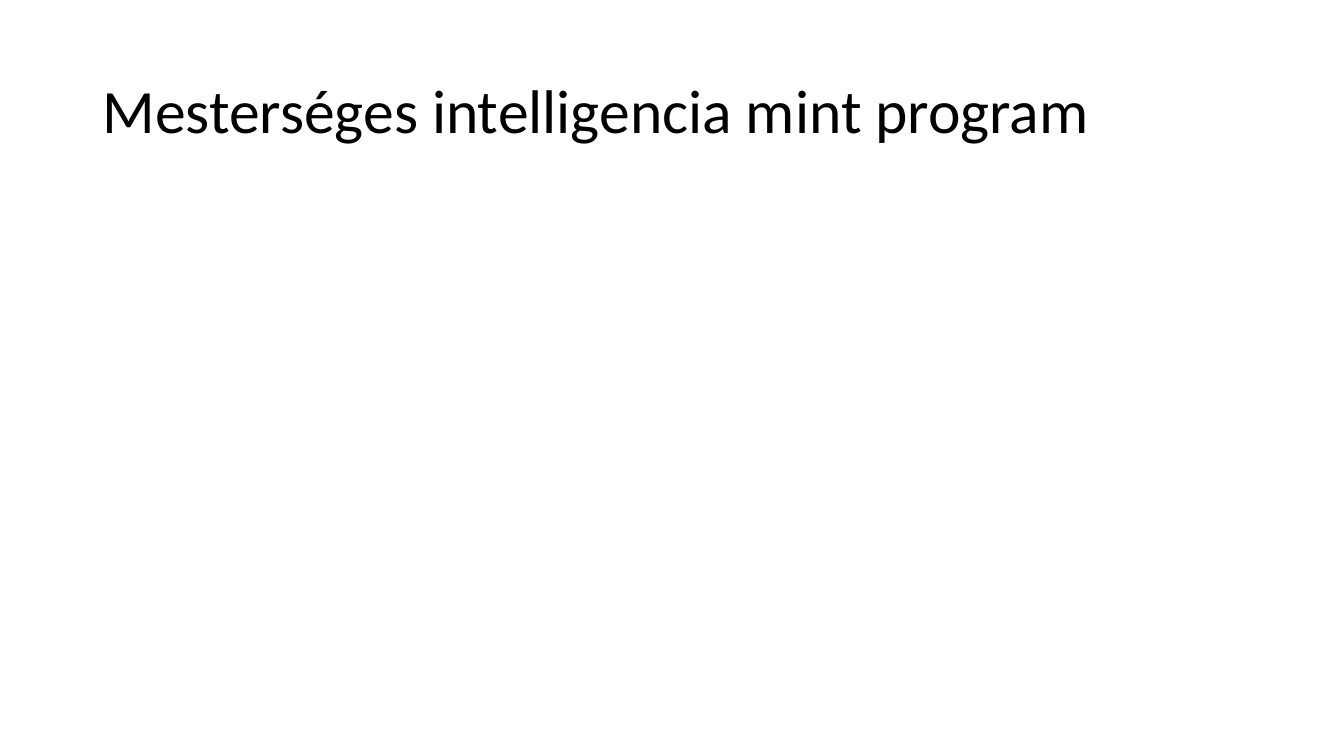
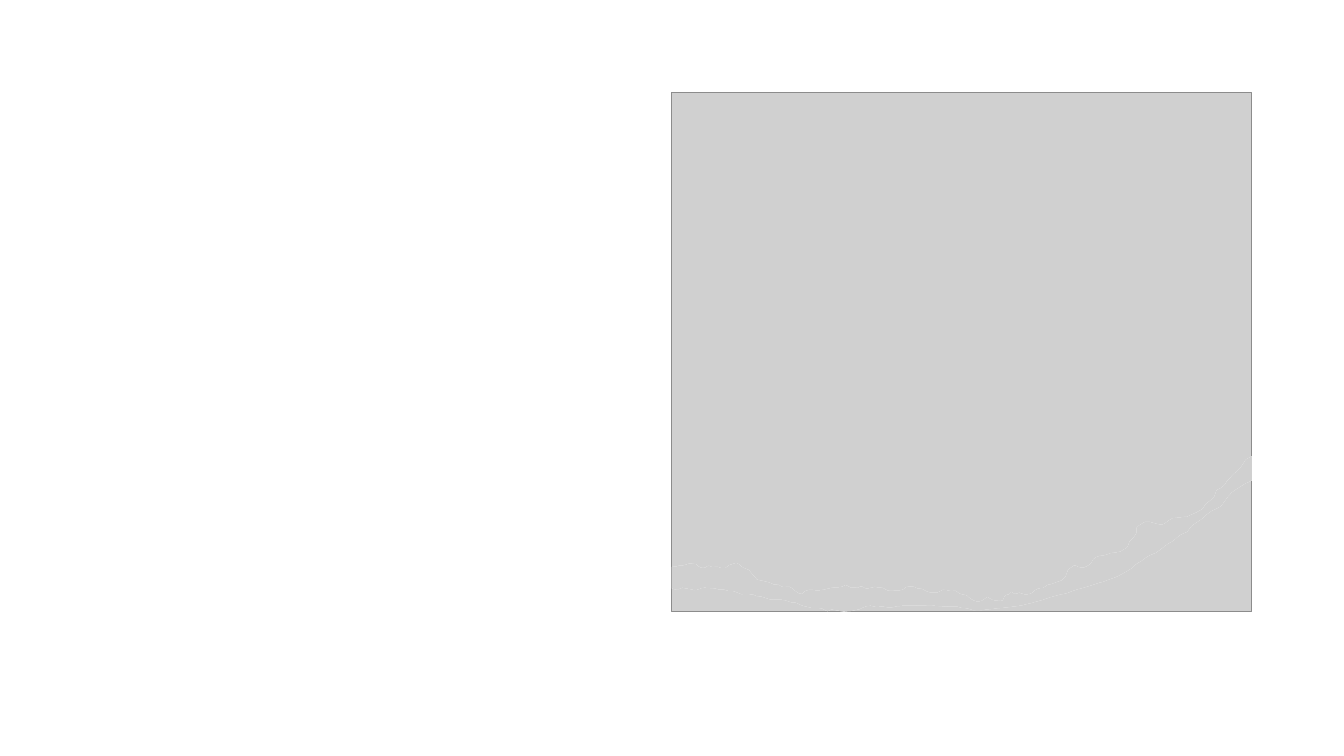
Before and after one commit to peterdaviid/ai-ppt, a slide deck: slide 10 of ai ppt.pptx (slide 9 before the commit). Drawn at 1344x756 pixels with LibreOffice and Linux fonts; fonts in the diff are those of the drawing; grey boxes stand for pictures. Boxes give left, top, right and bottom in pixels: in the first picture for what was removed or moved away, otherwise in the second. Text is boxed around its words. In the diff, an @@ line names an element or a change of style, - is before the commit and + after.

```diff
--- a/ai ppt.pptx
+++ b/ai ppt.pptx
@@ title removed at <box>102,90,1088,144</box> @@
-Mesterséges intelligencia mint program
@@ picture added at <box>673,93,1252,612</box> @@
@@ freeform shape added at <box>673,457,1252,612</box>, fill #FFFFFF @@
@@ picture added at <box>673,457,1252,612</box> @@
```
Also in this commit, not shown: 8 other slides changed, 3 slides added, 2 slides removed.
